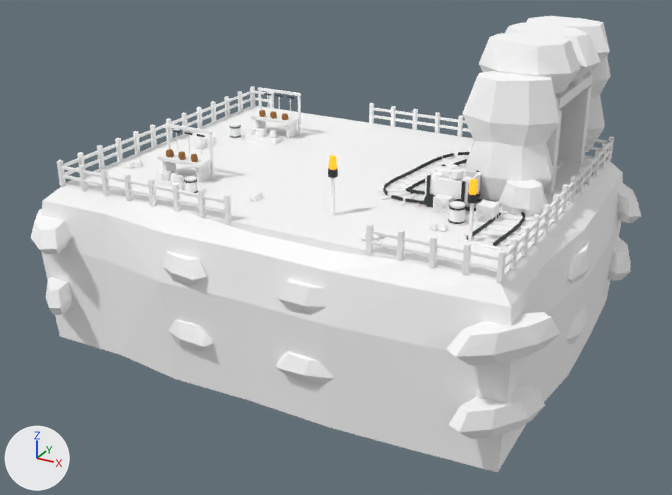
An edit to the glTF model assets/models/mine_reference/waterway.glb, drawn before and after from the same camera.
Camera for both pictures: a camera (50 mm lens) standing at (54.7, -63.5, 16.6) and looking at (32.2, -22.5, -3.9). Every picture has the same lights, and +X, +Y and +Z are marked at lower left. The older version comes first. Where no turn or scale is listed for an object, it has been applied to the vertices. Vertices at exactly the same position are counted once.

The first picture shows 'waterway_Mine_Earth', 'waterway_Mine_Flame', 'waterway_Mine_Metal', 'waterway_Mine_Rock', 'waterway_Mine_Wood', 'waterway_Mine_Wood.002', 'waterway_Mine_WoodLight' and 2 more.
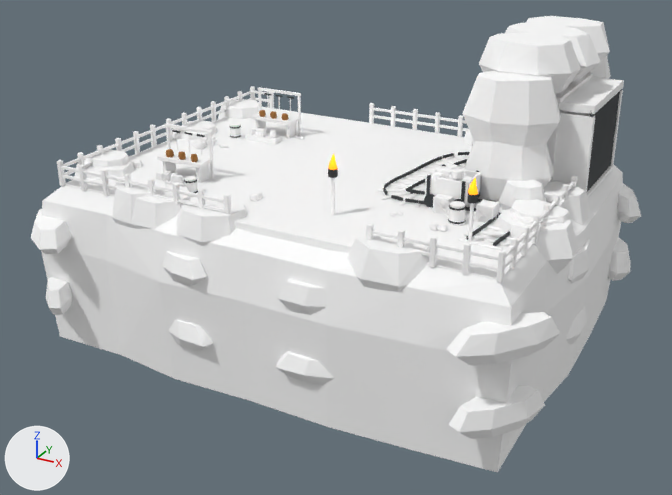
Changed parts and their boxes [x1, y1, x2, y2] in the pictures (672 x 495 px; the box of a moved part takes in the faces that stretch with it):
'waterway_Mine_Metal', reshaped (27% wider): before [172, 93, 525, 246]; after [172, 90, 621, 246]
'waterway_Mine_Flame', reshaped, turned, rescaled: before [329, 155, 477, 195]; after [329, 154, 478, 195]
part 1 of me_torchflame_030, deleted: before [469, 179, 477, 195]
part 2 of me_torchflame_030, moved or reshaped: before [329, 155, 337, 170]; after [329, 154, 337, 170]
part 3 of me_torchflame_030, added: after [468, 178, 478, 195]
part 4 of me_ironband_044, moved or reshaped (not visible before): after [587, 90, 621, 192]
part 5 of me_oreincart_090, added: after [87, 150, 130, 167]
part 6 of me_oreincart_090, added (mostly hidden): after [187, 120, 217, 134]
part 7 of me_oreincart_090, added: after [609, 90, 623, 167]
part 8 of me_oreincart_090, added: after [552, 111, 595, 193]
part 9 of me_oreincart_090, added: after [559, 77, 624, 114]
part 10 of me_oreincart_090, added: after [347, 129, 590, 292]
part 11 of me_oreincart_090, added: after [74, 158, 247, 246]
part 12 of me_oreincart_090, added: after [172, 99, 263, 140]

Diff of the bpy script that builds the scene:
```diff
--- a/assets/models/mine_reference/waterway.glb.py
+++ b/assets/models/mine_reference/waterway.glb.py
@@ me_torchflame_030 @@
 # used by ob_waterway_mine_flame; location = (34.5, -27.0, 2.52); rotation_euler = (0.0, 0.0, -0.124), in degrees (0, 0, -7.1); scale = (0.209, 0.197, 0.481)
-me_torchflame_030.from_pydata(...)  # 48 vertices, 88 faces; spans x -0.9..34.1, y -0.9..5.3, z -1.0..1.0
+me_torchflame_030.from_pydata(...)  # 40 vertices, 72 faces; spans x -0.2..7.2, y -0.2..0.2, z -0.4..0.6
+# me_torchflame_030 part 1: the loose piece of 24 vertices spanning x 32.3..34.1, y 3.5..5.3, z -1.0..1.0 is deleted
+# me_torchflame_030 part 2: 24 vertices removed from x -0.9..1.0, y -0.9..1.0, z -0.9..0.9; 20 vertices added at x -0.2..0.2, y -0.2..0.2, z -0.4..0.6
+# me_torchflame_030 part 3: 20 vertices added at x 6.8..7.2, y -0.2..0.2, z -0.4..0.6
 me_torchflame_030.materials.append(mat_mine_flame)
@@ me_ironband_044 @@
 # verts and faces of me_ironband_044; kept vertices keep their numbers, new ones are numbered from 824
-me_ironband_044.from_pydata(...)  # 824 vertices, 1324 faces; spans x -16.0..2.9, y -14.0..0.3, z -0.2..4.2
+me_ironband_044.from_pydata(...)  # 840 vertices, 1348 faces; spans x -16.0..4.4, y -14.0..0.3, z -0.2..4.2
+# me_ironband_044 part 4
+for i in [*range(32, 40)]: verts[i] += (4.0, 0.0, 0.0)
+# other edits to the shape of me_ironband_044 do not show in these pictures
 me_ironband_044.materials.append(mat_mine_metal)
@@ me_oreincart_090 @@
-me_oreincart_090.from_pydata(...)  # 2074 vertices, 3812 faces; spans x -21.8..7.2, y -9.6..13.9, z -10.6..6.0
+me_oreincart_090.from_pydata(...)  # 2842 vertices, 5212 faces; spans x -21.8..7.2, y -9.6..13.9, z -10.6..6.0
+# me_oreincart_090 part 5: the loose piece of 24 vertices spanning x -15.1..-14.6, y -4.4..-4.1, z -1.5..-1.0 is copied, and the copy is scaled about its middle by (6.74, 7.38, 6.07), then moved by (-4.0, 0.6, -1.1); it spans x -20.2..-17.4, y -5.0..-2.5, z -3.8..-0.8
+# me_oreincart_090 part 6: the loose piece of 24 vertices spanning x -17.3..-16.8, y 1.6..2.1, z -1.7..-1.3 is copied, and the copy is scaled about its middle by (5.48, 5.03, 6.14), then moved by (-1.7, 2.6, -0.8); it spans x -20.1..-17.4, y 3.2..5.6, z -3.4..-1.2
+# me_oreincart_090 part 7: a new loose piece, a box spanning x 1.43..5.23, y 9.86..10.21, z -1.63..2.57, in mat_mine_rock (white #ffffff)
+# me_oreincart_090 part 8: a new loose piece, a box spanning x 1.43..5.23, y 4.2..4.55, z -1.63..2.57, in mat_mine_rock (white #ffffff)
+# me_oreincart_090 part 9: a new loose piece, a box spanning x 1.43..5.23, y 4.21..10.21, z 2.72..3.12, in mat_mine_rock (white #ffffff)
+# me_oreincart_090 part 10: 192 vertices added at x -3.9..6.4, y -8.0..12.3, z -3.8..-0.8
+# me_oreincart_090 part 11: 120 vertices added at x -20.7..-8.0, y -8.0..-2.2, z -3.6..-1.0
+# me_oreincart_090 part 12: 48 vertices added at x -20.6..-17.1, y 2.4..10.7, z -3.6..-0.9
+# other edits to the shape of me_oreincart_090 do not show in these pictures
 me_oreincart_090.materials.append(mat_mine_rock)
@@ ob_waterway_mine_flame @@
 ob_waterway_mine_flame.location = (34.5, -27.0, 2.52)
-ob_waterway_mine_flame.rotation_euler = (0.0, 0.0, -0.124)  # degrees (0, 0, -7.1)
-ob_waterway_mine_flame.scale = (0.209, 0.197, 0.481)
```
